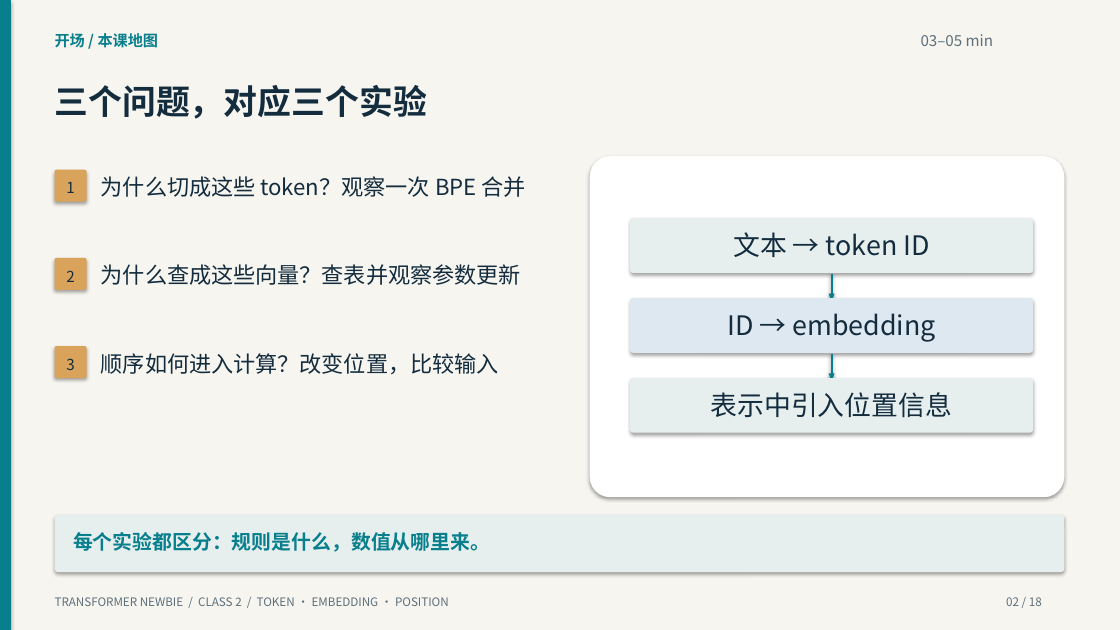
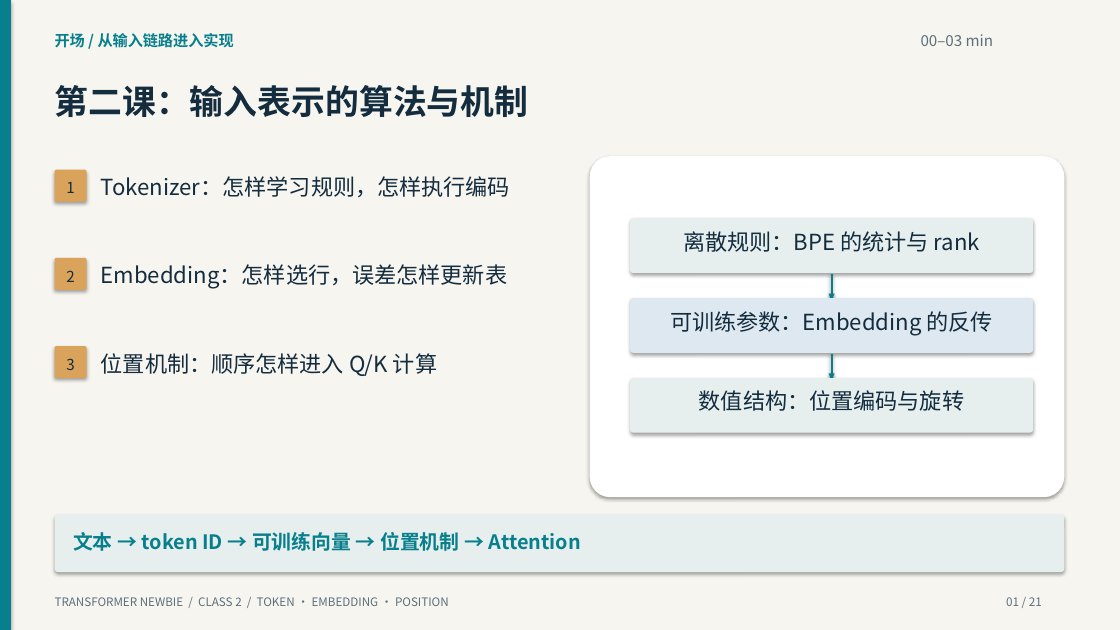
Before and after one commit to yangzy723/Transformer-Newbie, a slide deck: slide 1 of class2/class2_tokens_embeddings_positions.pptx (slide 2 before the commit). Drawn at 1120x630 pixels with LibreOffice and Linux fonts; fonts in the diff are those of the drawing. Boxes give left, top, right and bottom in pixels: in the first picture for what was removed or moved away, otherwise in the second. Text is boxed around its words. In the diff, an @@ line names an element or a change of style, - is before the commit and + after.

Commit message:
Deepen class 2 with real tokenizers, gradients and RoPE mechanisms

```diff
--- a/class2/class2_tokens_embeddings_positions.pptx
+++ b/class2/class2_tokens_embeddings_positions.pptx
@@ text at (55,33,234,48): text changed @@
-开场 / 本课地图
+开场 / 从输入链路进入实现
@@ text at (921,34,993,46): text changed @@
-03–05 min
+00–03 min
@@ text at (55,85,529,117): text changed @@
-三个问题，对应三个实验
+第二课：输入表示的算法与机制
@@ text at (101,176,510,197): text changed @@
-为什么切成这些 token？观察一次 BPE 合并
+Tokenizer：怎样学习规则，怎样执行编码
@@ text at (683,231,980,252): text changed; size 23 to 19 pt @@
-文本 → token ID
+离散规则：BPE 的统计与 rank
@@ text at (101,264,507,289): text changed @@
-为什么查成这些向量？查表并观察参数更新
+Embedding：怎样选行，误差怎样更新表
@@ text at (670,311,993,335): text changed; size 23 to 19 pt @@
-ID → embedding
+可训练参数：Embedding 的反传
@@ text at (101,353,437,376): text changed @@
-顺序如何进入计算？改变位置，比较输入
+位置机制：顺序怎样进入 Q/K 计算
@@ text at (699,390,964,411): text changed; size 23 to 19 pt @@
-表示中引入位置信息
+数值结构：位置编码与旋转
@@ text at (73,532,581,551): text changed @@
-每个实验都区分：规则是什么，数值从哪里来。
+文本 → token ID → 可训练向量 → 位置机制 → Attention
@@ text at (1006,597,1042,606): text changed @@
-02 / 18
+01 / 21
```
Also in this commit, not shown: 5 other slides changed, 15 slides added, 12 slides removed, 33 other files.
